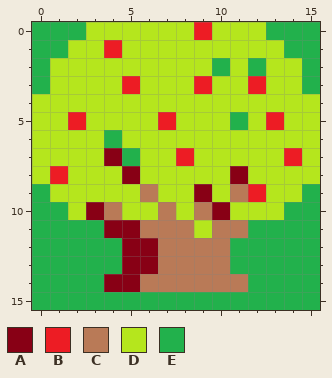
Pixel-art sprite -- res/Tiles/appletree.png. This is how it looked before the edit.
The file is 16x16 pixels.
Palette (. is transparent): A #880015  B #ed1c24  C #b97a57  D #b5e61d  E #22b14c
Now the later version:
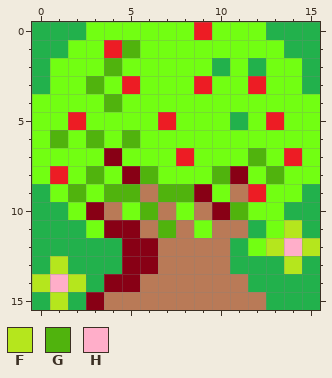
Colours new in this view: F #b5e61d  G #50b30d  H #ffaec9
From old to new:
colour D: #b5e61d -> #72ff12
y 1: x 5 D -> G
y 2: x 4 D -> G
y 3: x 3 D -> G
y 4: x 4 D -> G
y 6: x 1 D -> G; x 3..5 DED -> GDG
y 7: x 5 E -> D; x 12 D -> G
y 8: x 3 D -> G; x 6 D -> G; x 10 D -> G; x 13 D -> G
y 9: x 2 D -> G; x 4..5 DD -> GG; x 7..8 DD -> GG
y 10: x 6 D -> G; x 11 D -> G
y 11: x 3 E -> D; x 7 C -> G; x 13..14 EE -> DF
y 12: x 12..15 EEEE -> DFHF
y 13: x 1 E -> F; x 14 E -> F
y 14: x 0..2 EEE -> FHF
y 15: x 1 E -> F; x 3..12 EEEEEEEEEE -> ACCCCCCCCC
Changed places in both pictures, as pixel boxes (x1, y1, x2, y2):
changed: (32, 22, 320, 310)
